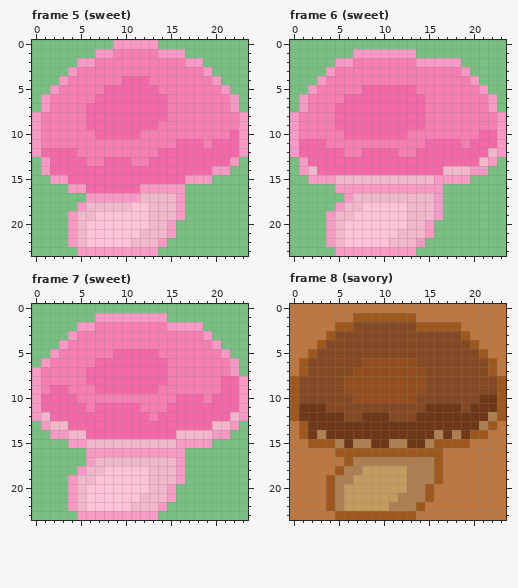
Pixel-art file -- Assets/Art/Grapples/mushroom.aseprite. The picture above was drawn from the file before the commit.
24x24 pixels, 28 frames. Colours within 5 levels of each other are drawn and written as one. Shown: frame 5 (sweet), frame 6 (sweet), frame 7 (sweet), frame 8 (savory). The commit also changed other frames, which this record leaves out.
After:
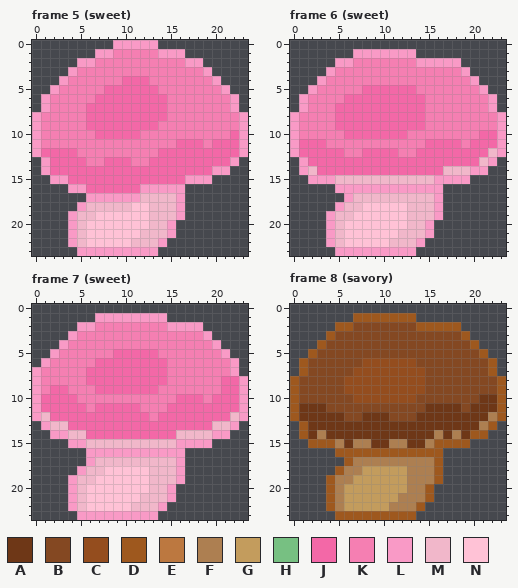
Palette (. is transparent): A #6e3717  B #844822  C #944d1e  D #9e581e  E #bc7840  F #ad7f51  G #c39c5d  H #77c082  J #f368a7  K #f57fb2  L #f99ac6  M #f1b7ca  N #ffc2d6
Commit: added parallax to savory 1
Edits made:
layer "BG" now hidden
Frame 5 (sweet):
y 0: x 0..8 HHHHHHHHH -> .........; x 14..23 HHHHHHHHHH -> ..........
y 1: x 0..6 HHHHHHH -> .......; x 17..23 HHHHHHH -> .......
y 2: x 0..4 HHHHH -> .....; x 19..23 HHHHH -> .....
y 3: x 0..3 HHHH -> ....; x 20..23 HHHH -> ....
y 4: x 0..2 HHH -> ...; x 21..23 HHH -> ...
y 5: x 0..1 HH -> ..; x 22..23 HH -> ..
y 6..7: x 0 H -> .; x 23 H -> .
y 13: x 0 H -> .; x 23 H -> .
y 14: x 0 H -> .; x 22..23 HH -> ..
y 15: x 0..1 HH -> ..; x 20..23 HHHH -> ....
y 16: x 0..3 HHHH -> ....; x 17..23 HHHHHHH -> .......
y 17: x 0..5 HHHHHH -> ......; x 17..23 HHHHHHH -> .......
y 18: x 0..4 HHHHH -> .....; x 17..23 HHHHHHH -> .......
y 19: x 0..3 HHHH -> ....; x 17..23 HHHHHHH -> .......
y 20..21: x 0..3 HHHH -> ....; x 16..23 HHHHHHHH -> ........
y 22: x 0..3 HHHH -> ....; x 15..23 HHHHHHHHH -> .........
y 23: x 0..4 HHHHH -> .....; x 14..23 HHHHHHHHHH -> ..........
Frame 6 (sweet):
y 0: x 0..23 HHHHHHHHHHHHHHHHHHHHHHHH -> ........................
y 1: x 0..6 HHHHHHH -> .......; x 14..23 HHHHHHHHHH -> ..........
y 2: x 0..4 HHHHH -> .....; x 19..23 HHHHH -> .....
y 3: x 0..3 HHHH -> ....; x 20..23 HHHH -> ....
y 4: x 0..2 HHH -> ...; x 21..23 HHH -> ...
y 5: x 0..1 HH -> ..; x 22..23 HH -> ..
y 6..7: x 0 H -> .; x 23 H -> .
y 13: x 0 H -> .; x 23 H -> .
y 14: x 0 H -> .; x 22..23 HH -> ..
y 15: x 0..1 HH -> ..; x 20..23 HHHH -> ....
y 16: x 0..4 HHHHH -> .....; x 17..23 HHHHHHH -> .......
y 17: x 0..5 HHHHHH -> ......; x 17..23 HHHHHHH -> .......
y 18: x 0..4 HHHHH -> .....; x 17..23 HHHHHHH -> .......
y 19: x 0..3 HHHH -> ....; x 17..23 HHHHHHH -> .......
y 20..21: x 0..3 HHHH -> ....; x 16..23 HHHHHHHH -> ........
y 22: x 0..3 HHHH -> ....; x 15..23 HHHHHHHHH -> .........
y 23: x 0..4 HHHHH -> .....; x 14..23 HHHHHHHHHH -> ..........
Frame 7 (sweet):
y 0: x 0..23 HHHHHHHHHHHHHHHHHHHHHHHH -> ........................
y 1: x 0..6 HHHHHHH -> .......; x 15..23 HHHHHHHHH -> .........
y 2: x 0..4 HHHHH -> .....; x 19..23 HHHHH -> .....
y 3: x 0..3 HHHH -> ....; x 20..23 HHHH -> ....
y 4: x 0..2 HHH -> ...; x 21..23 HHH -> ...
y 5: x 0..1 HH -> ..; x 22..23 HH -> ..
y 6: x 0 H -> .; x 23 H -> .
y 7: x 23 H -> .
y 13: x 0 H -> .; x 23 H -> .
y 14: x 0..1 HH -> ..; x 22..23 HH -> ..
y 15: x 0..3 HHHH -> ....; x 20..23 HHHH -> ....
y 16..17: x 0..5 HHHHHH -> ......; x 17..23 HHHHHHH -> .......
y 18: x 0..4 HHHHH -> .....; x 17..23 HHHHHHH -> .......
y 19: x 0..3 HHHH -> ....; x 17..23 HHHHHHH -> .......
y 20..21: x 0..3 HHHH -> ....; x 16..23 HHHHHHHH -> ........
y 22: x 0..3 HHHH -> ....; x 15..23 HHHHHHHHH -> .........
y 23: x 0..4 HHHHH -> .....; x 14..23 HHHHHHHHHH -> ..........
Frame 8 (savory):
y 0: x 0..23 EEEEEEEEEEEEEEEEEEEEEEEE -> ........................
y 1: x 0..6 EEEEEEE -> .......; x 14..23 EEEEEEEEEE -> ..........
y 2: x 0..4 EEEEE -> .....; x 19..23 EEEEE -> .....
y 3: x 0..3 EEEE -> ....; x 20..23 EEEE -> ....
y 4: x 0..2 EEE -> ...; x 21..23 EEE -> ...
y 5: x 0..1 EE -> ..; x 22..23 EE -> ..
y 6..7: x 0 E -> .; x 23 E -> .
y 13: x 0 E -> .; x 23 E -> .
y 14: x 0 E -> .; x 22..23 EE -> ..
y 15: x 0..1 EE -> ..; x 20..23 EEEE -> ....
y 16: x 0..4 EEEEE -> .....; x 17..23 EEEEEEE -> .......
y 17: x 0..5 EEEEEE -> ......; x 17..23 EEEEEEE -> .......
y 18: x 0..4 EEEEE -> .....; x 17..23 EEEEEEE -> .......
y 19: x 0..3 EEEE -> ....; x 17..23 EEEEEEE -> .......
y 20..21: x 0..3 EEEE -> ....; x 16..23 EEEEEEEE -> ........
y 22: x 0..3 EEEE -> ....; x 15..23 EEEEEEEEE -> .........
y 23: x 0..4 EEEEE -> .....; x 14..23 EEEEEEEEEE -> ..........
